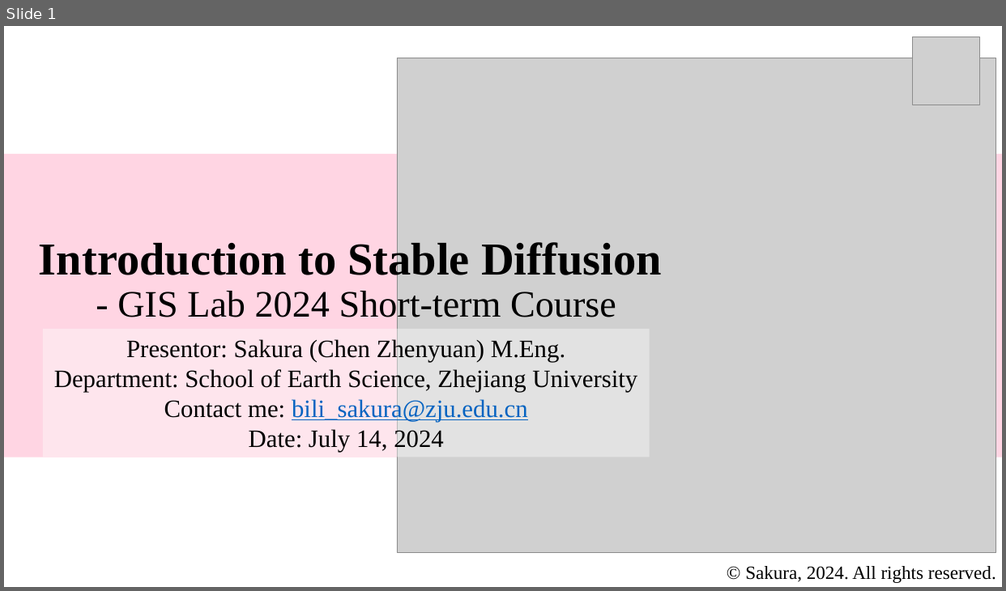
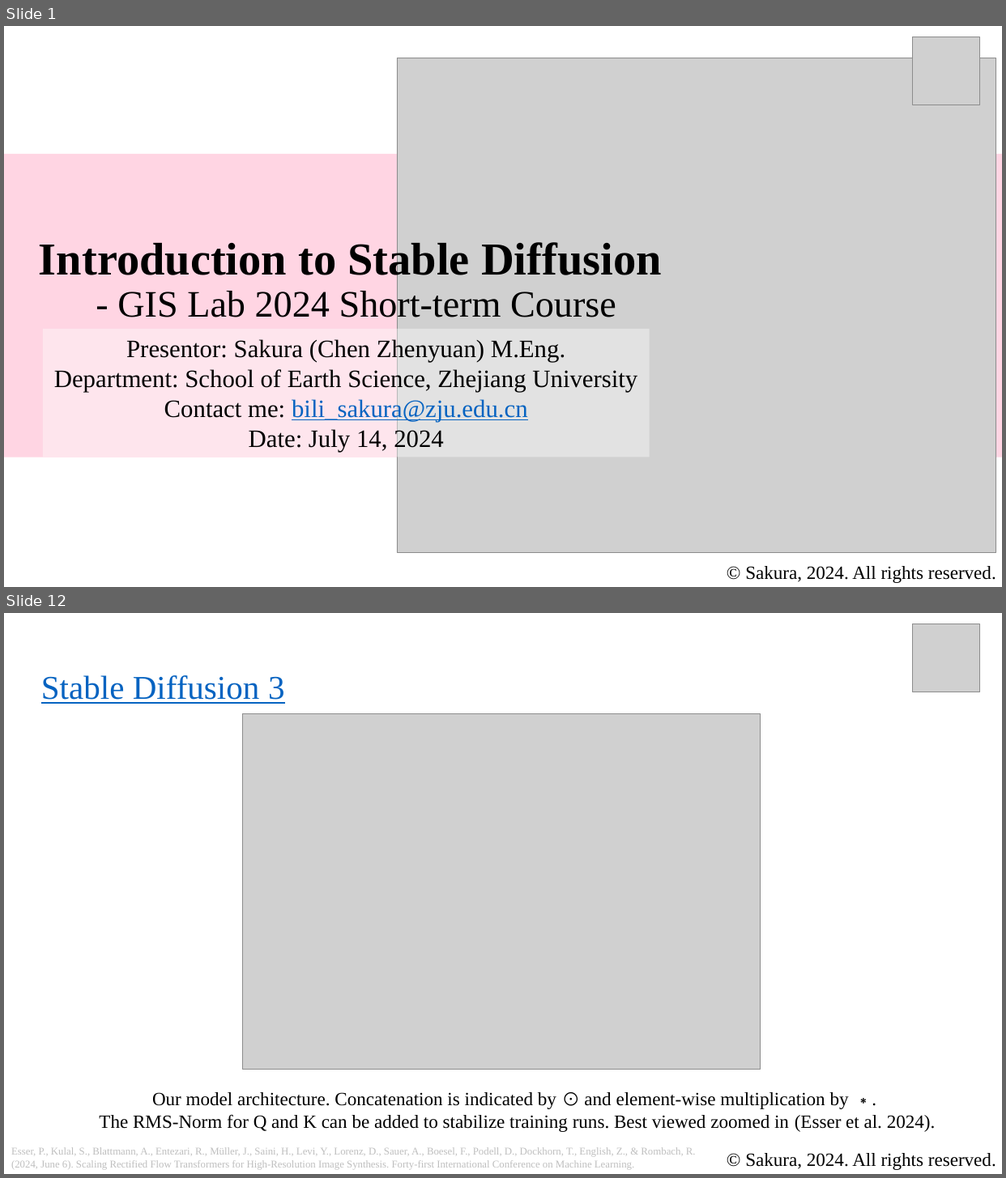
Before and after one commit to Bili-Sakura/GISLab-Short-Term-Course, a slide deck: lectures/Introduction_to_Stable_Diffusions_with_Codes.pptx. Shown one above the other, each under a label of ours: slide 1 before the commit, slides 1 and 12 after it; the slides between them are not shown. The pictures are 1006x591 and 1006x1178 pixels, drawn with LibreOffice and Linux fonts; fonts in the diff are those of the drawing; grey boxes stand for pictures. Boxes give left, top, right and bottom in pixels: in the first picture for what was removed or moved away, otherwise in the second. Text is boxed around its words. In the diff, an @@ line names an element or a change of style, - is before the commit and + after.

```diff
--- a/lectures/Introduction_to_Stable_Diffusions_with_Codes.pptx
+++ b/lectures/Introduction_to_Stable_Diffusions_with_Codes.pptx
@@ slide 12 added at (4, 613, 1002, 1174), background #FFFFFF @@
@@ picture added at (913, 624, 980, 692) @@
@@ text added at (41, 675, 285, 704), 32 pt, text #0563C1, underline @@
+  Stable Diffusion 3
@@ picture added at (243, 713, 761, 1070) @@
@@ text added at (99, 1093, 936, 1132), 18 pt, text #000000 @@
+Our model architecture. Concatenation is indicated by ⊙ and element-wise multiplication by ∗.
+The RMS-Norm for Q and K can be added to stabilize training runs. Best viewed zoomed in (Esser et al. 2024).
@@ text added at (11, 1148, 696, 1170), 10 pt, text #BFBFBF @@
+Esser, P., Kulal, S., Blattmann, A., Entezari, R., Müller, J., Saini, H., Levi, Y., Lorenz, D., Sauer, A., Boesel, F., Podell, D., Dockhorn, T., English, Z., & Rombach, R. (2024, June 6). Scaling Rectified Flow Transformers for High-Resolution Image Synthesis. Forty-first International Conference on Machine Learning.
@@ text added at (745, 1153, 996, 1170), 18 pt, text #000000 @@
+© Sakura, 2024. All rights reserved.
```
Also in this commit, not shown: 3 slides changed, 13 other slides added, 1 slide removed, 2 other files.
